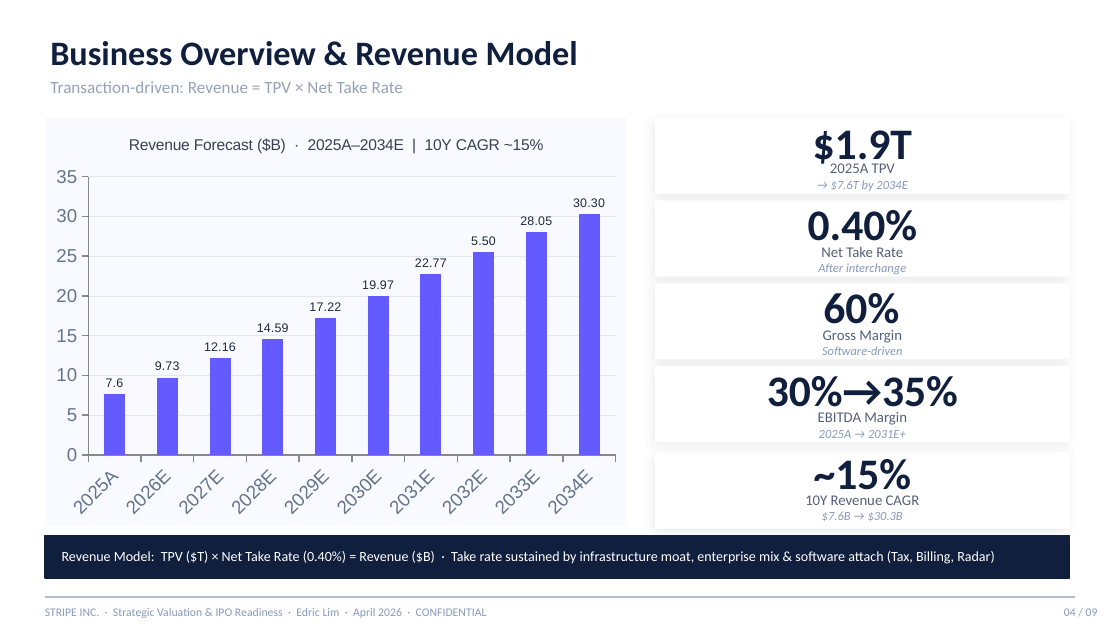
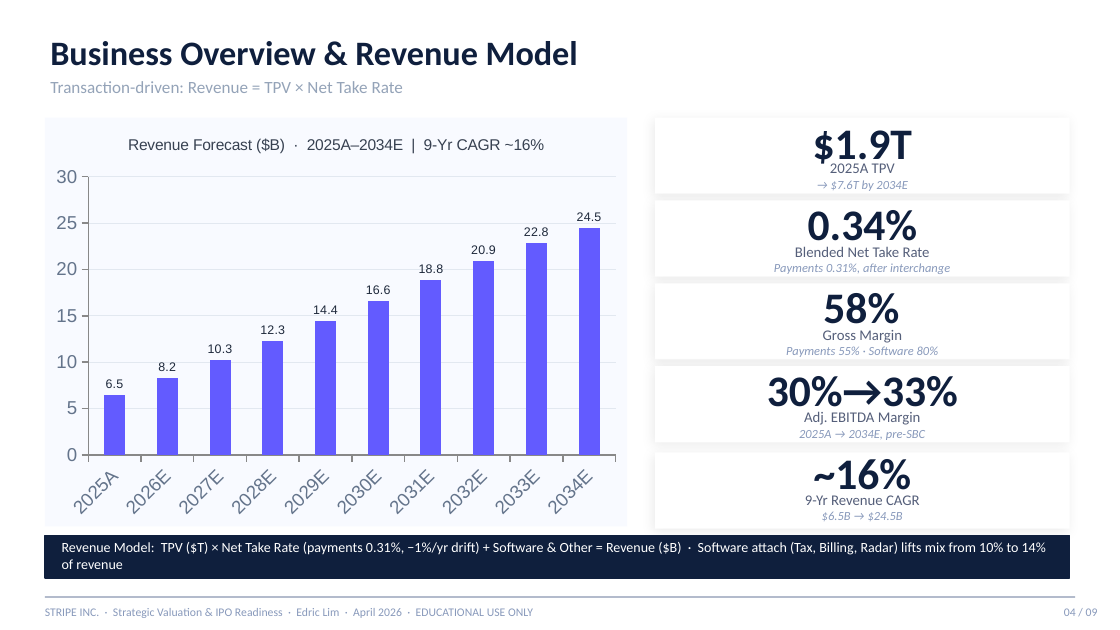
Before and after one commit to edricwidjajaliem-ux/edric, a slide deck: slide 4 of files/Stripe_Pitch_Deck_-_Edric_Lim.pptx. Drawn at 1120x630 pixels with LibreOffice and Linux fonts; fonts in the diff are those of the drawing. Boxes give left, top, right and bottom in pixels: in the first picture for what was removed or moved away, otherwise in the second. Text is boxed around its words. In the diff, an @@ line names an element or a change of style, - is before the commit and + after.

```diff
--- a/files/Stripe_Pitch_Deck_-_Edric_Lim.pptx
+++ b/files/Stripe_Pitch_Deck_-_Edric_Lim.pptx
@@ column chart at (45,118,627,526) @@
@@ title "Revenue Forecast ($B)  ·  2025A–2034E  |  10Y CAGR ~15%" to "Revenue Forecast ($B)  ·  2025A–2034E  |  9-Yr CAGR ~16%" @@
-Series 1: 8, 10, 12, 15, 17, 20, 23, 26, 28, 30
+Series 1: 6, 8, 10, 12, 14, 17, 19, 21, 23, 24
@@ data labels of Series 1 changed @@
@@ text at (808,210,917,251): text changed @@
-0.40%
+0.34%
@@ text at (774,263,950,274): text changed @@
-After interchange
+Payments 0.31%, after interchange
@@ text at (795,246,930,257): text changed @@
-Net Take Rate
+Blended Net Take Rate
@@ text at (823,293,899,334): text changed @@
-60%
+58%
@@ text at (786,346,939,357): text changed @@
-Software-driven
+Payments 55% · Software 80%
@@ text at (767,376,958,417): text changed @@
-30%→35%
+30%→33%
@@ text at (804,411,921,425): text changed @@
-EBITDA Margin
+Adj. EBITDA Margin
@@ text at (799,430,925,440): text changed @@
-2025A → 2031E+
+2025A → 2034E, pre-SBC
@@ text at (814,459,911,500): text changed @@
-~15%
+~16%
@@ text at (805,495,920,505): text changed @@
-10Y Revenue CAGR
+9-Yr Revenue CAGR
@@ text at (822,512,903,521): text changed @@
-$7.6B → $30.3B
+$6.5B → $24.5B
@@ text at (62,542,1046,569): text changed @@
-Revenue Model: TPV ($T) × Net Take Rate (0.40%) = Revenue ($B) · Take rate sustained by infrastructure moat, enterprise mix & software attach (Tax, Billing, Radar)
+Revenue Model: TPV ($T) × Net Take Rate (payments 0.31%, −1%/yr drift) + Software & Other = Revenue ($B) · Software attach (Tax, Billing, Radar) lifts mix from 10% to 14% of revenue
@@ text at (45,608,533,618): text changed @@
-STRIPE INC. · Strategic Valuation & IPO Readiness · Edric Lim · April 2026 · CONFIDENTIAL
+STRIPE INC. · Strategic Valuation & IPO Readiness · Edric Lim · April 2026 · EDUCATIONAL USE ONLY
```
Also in this commit, not shown: 8 other slides changed, 3 other files.
